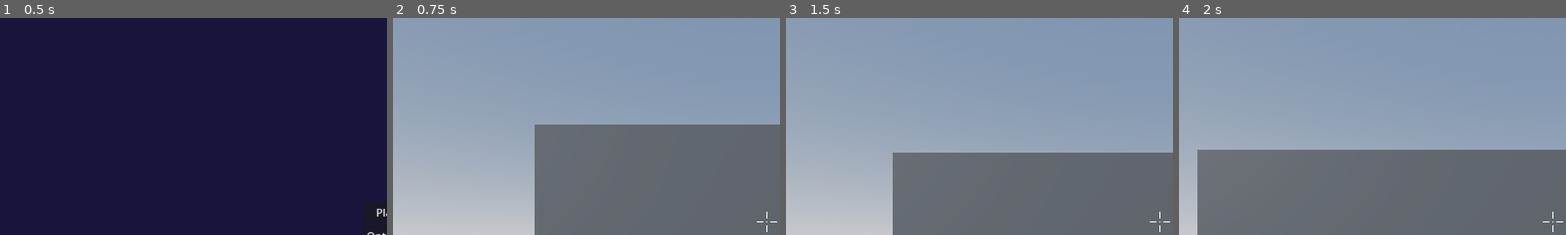
Above: before the commit, frames 1-4 (left to right).
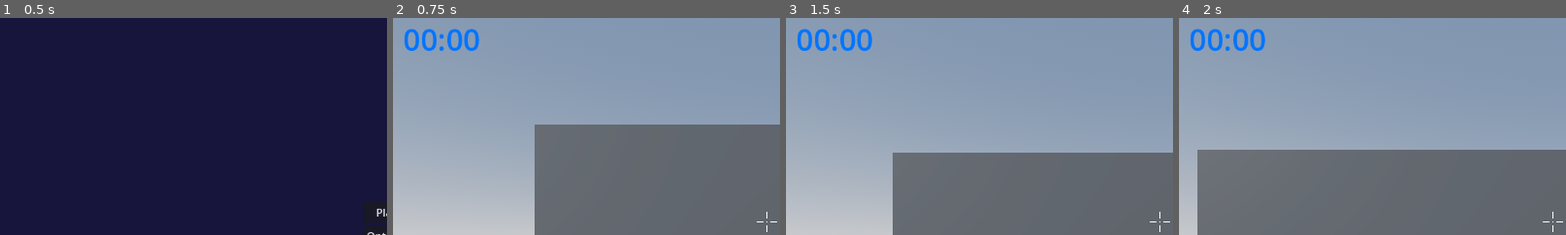
Above: after the commit, the same moments.

Repository: moriartyjk/nova_horizons
Game: Godot game, scene res://scenes/menus/main_menu.tscn
Two runs of this game, one before a commit and one after it. Both use one fixed random seed, a clock stepped at 60 frames per second and the inputs below.
Inputs (mouse positions are % of the whole screen's width and height, from its top left):
- Up to frame 1 (0.5 s): no input
- Up to frame 2 (0.75 s): click "Play" at 0.5 s
- Up to frame 3 (1.5 s): tap Enter (ui_accept) at 1.25 s; move the mouse to (72, 45) at 1.27 s; hold D (move_right) from 1.28 s (still down); click (72, 45) at 1.42 s
- Up to frame 4 (2 s): keep holding D (move_right); tap Enter (ui_accept) at 1.52 s
The pictures show only the part of the screen within x 0-50%, y 0-50%; the shares and areas given below are measured in that part.

Frame 1 is identical in both runs. In frame 2, 1.0% of the frame differs, in the area x 3-23%, y 4-16%; in frame 3, 1.0%; in frame 4, 1.0%.

Commit message:
created timer scene, added label placeholder, ui ignores mouse

Diff:
--- a/scenes/game.tscn
+++ b/scenes/game.tscn
@@ -1,7 +1,8 @@
-[gd_scene load_steps=6 format=3 uid="uid://dyoh6fxxpe67a"]
+[gd_scene load_steps=7 format=3 uid="uid://dyoh6fxxpe67a"]
 
 [ext_resource type="PackedScene" uid="uid://n1rgc4ij8che" path="res://scenes/environment.tscn" id="1_nn353"]
 [ext_resource type="PackedScene" uid="uid://ciajsvy2jp62v" path="res://scenes/robo_drone.tscn" id="2_cje2b"]
+[ext_resource type="PackedScene" uid="uid://d1m18lh8uhi7k" path="res://scenes/ui_elements/timer.tscn" id="3_ou05k"]
 
 [sub_resource type="ProceduralSkyMaterial" id="ProceduralSkyMaterial_u5gor"]
 sky_horizon_color = Color(0.64625, 0.65575, 0.67075, 1)
@@ -28,3 +29,6 @@
 transform = Transform3D(1, 0, 0, 0, 1, 0, 0, 0, 1, 0, 0, 0)
 
 [node name="RoboDrone" parent="." instance=ExtResource("2_cje2b")]
+
+[node name="Timer" parent="." instance=ExtResource("3_ou05k")]
+mouse_filter = 2
--- /dev/null
+++ b/scenes/ui_elements/timer.tscn
@@ -0,0 +1,19 @@
+[gd_scene format=3 uid="uid://d1m18lh8uhi7k"]
+
+[node name="Timer" type="Control"]
+layout_mode = 3
+anchors_preset = 15
+anchor_right = 1.0
+anchor_bottom = 1.0
+grow_horizontal = 2
+grow_vertical = 2
+mouse_filter = 2
+
+[node name="Clock" type="Label" parent="."]
+layout_mode = 0
+offset_left = 15.0
+offset_right = 130.0
+offset_bottom = 63.0
+theme_override_colors/font_color = Color(0, 0.454902, 1, 1)
+theme_override_font_sizes/font_size = 45
+text = "00:00"
